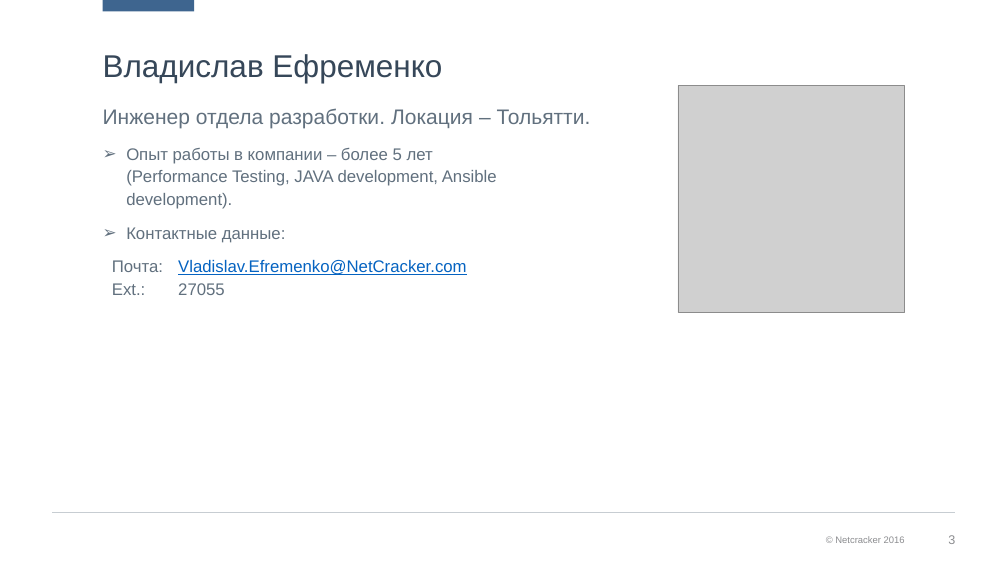
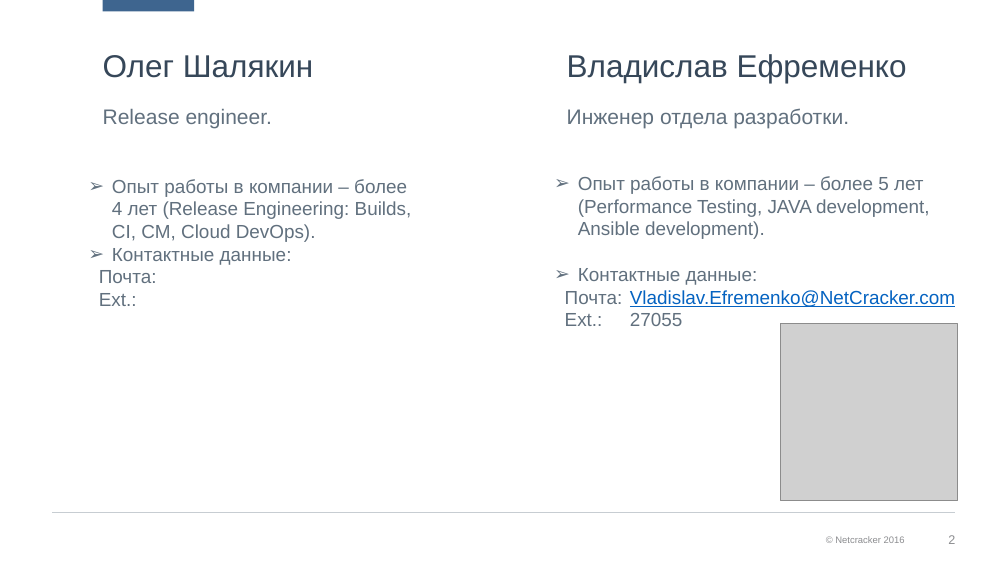
Before and after one commit to ncedu-tlt/2018-eaters-club, a slide deck: slide 2 of Eaters_Club_v0.1.pptx (slide 3 before the commit). Drawn at 1008x567 pixels with LibreOffice and Linux fonts; fonts in the diff are those of the drawing; grey boxes stand for pictures; background and template pictures are left out. Boxes give left, top, right and bottom in pixels: in the first picture for what was removed or moved away, otherwise in the second. Text is boxed around its words. In the diff, an @@ line names an element or a change of style, - is before the commit and + after.

Commit message:
update presentation

```diff
--- a/Eaters_Club_v0.1.pptx
+++ b/Eaters_Club_v0.1.pptx
@@ title added at (x1=103, y1=55, x2=313, y2=78), 30 pt, text #364759 @@
+Олег Шалякин
@@ text "Владислав Ефременко" moved from (x1=103, y1=54, x2=442, y2=83) to (x1=567, y1=54, x2=907, y2=83) @@
@@ text added at (x1=103, y1=109, x2=272, y2=128), 20 pt, text #61707E @@
+Release engineer.
@@ text at (x1=567, y1=108, x2=849, y2=128): text changed @@
-Инженер отдела разработки. Локация – Тольятти.
+Инженер отдела разработки.
@@ text added at (x1=99, y1=179, x2=412, y2=306), 18 pt, text #61707E @@
+➢ Опыт работы в компании – более 4 лет (Release Engineering: Builds, CI, CM, Cloud DevOps).
+➢ Контактные данные:
+Почта:
+Ext.:
@@ text "Опыт работы в компании – ..." moved from (x1=112, y1=148, x2=497, y2=295) to (x1=565, y1=176, x2=955, y2=326) @@
@@ text "Опыт работы в компании – ..." at (x1=565, y1=176, x2=955, y2=326): size 16 to 18 pt; line spacing 1.13 to 1; less space between paragraphs; columns 2 to 1 @@
@@ picture resized from (x1=678, y1=85, x2=905, y2=312) to (x1=780, y1=324, x2=957, y2=501) @@
@@ page number at (x1=948, y1=535, x2=955, y2=544): text changed @@
-3
+2
```
Also in this commit, not shown: 3 other slides changed, 1 slide added, 5 slides removed.
